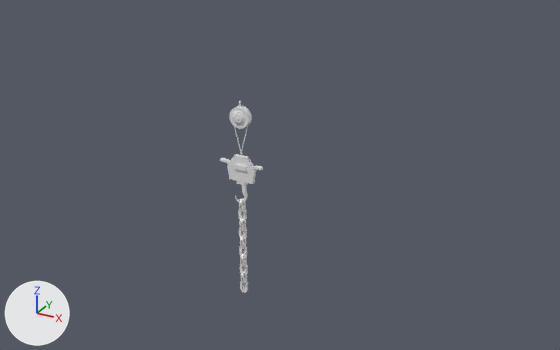
Before and after pictures for a commit that changed the Blender file Models/GroupD/Factory Kit/Factor Machinery/FM-005 Pulley Improved.blend.
The view is the same before and after, from a camera (50 mm lens) standing at (6.82, -10.97, 7.18) and looking at (0.52, 0.49, 1.45). Arrows for +X, +Y and +Z are at lower left; the lights stay in place.

Objects in the first picture: 'FD-001-Chain', 'FM-005-PulleyHook2', 'FM-005-PulleyWheel'.
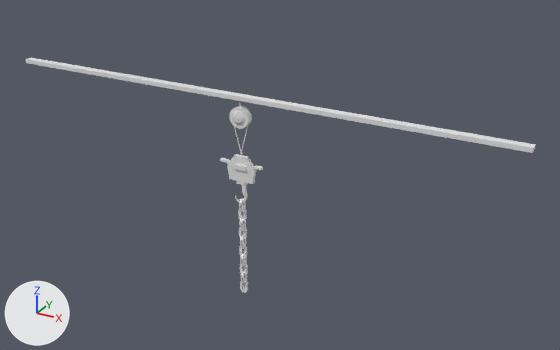
The change, as a diff of the scene's bpy script:
```diff
--- a/Models/GroupD/Factory Kit/Factor Machinery/FM-005 Pulley Improved.blend.py
+++ b/Models/GroupD/Factory Kit/Factor Machinery/FM-005 Pulley Improved.blend.py
@@ me_cube_003 @@
+me_cube_003.from_pydata(...)  # a box spanning x -1.0..1.0, y -1.0..1.0, z 0.0..2.0
@@ ob_fm_005_frametop @@
+ob_fm_005_frametop = bpy.data.objects.new('FM-005-FrameTop', me_cube_003)
+ob_fm_005_frametop.location = (0.0, 0.0, 2.96)
+ob_fm_005_frametop.scale = (5.0, 0.0783, 0.0392)
```

Changed parts and their boxes (x1, y1, x2, y2) in the pictures (560 x 350 px):
'FM-005-FrameTop', added
    after: (26, 58, 536, 153)
